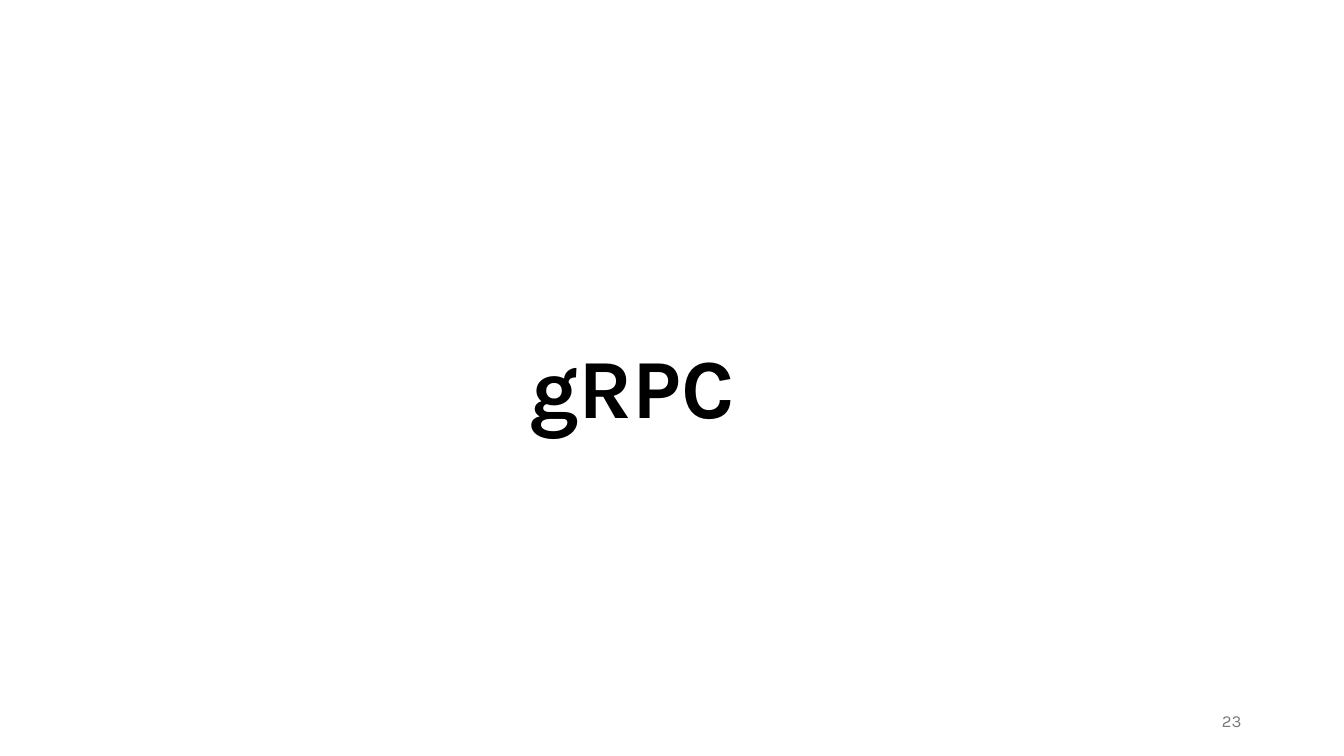
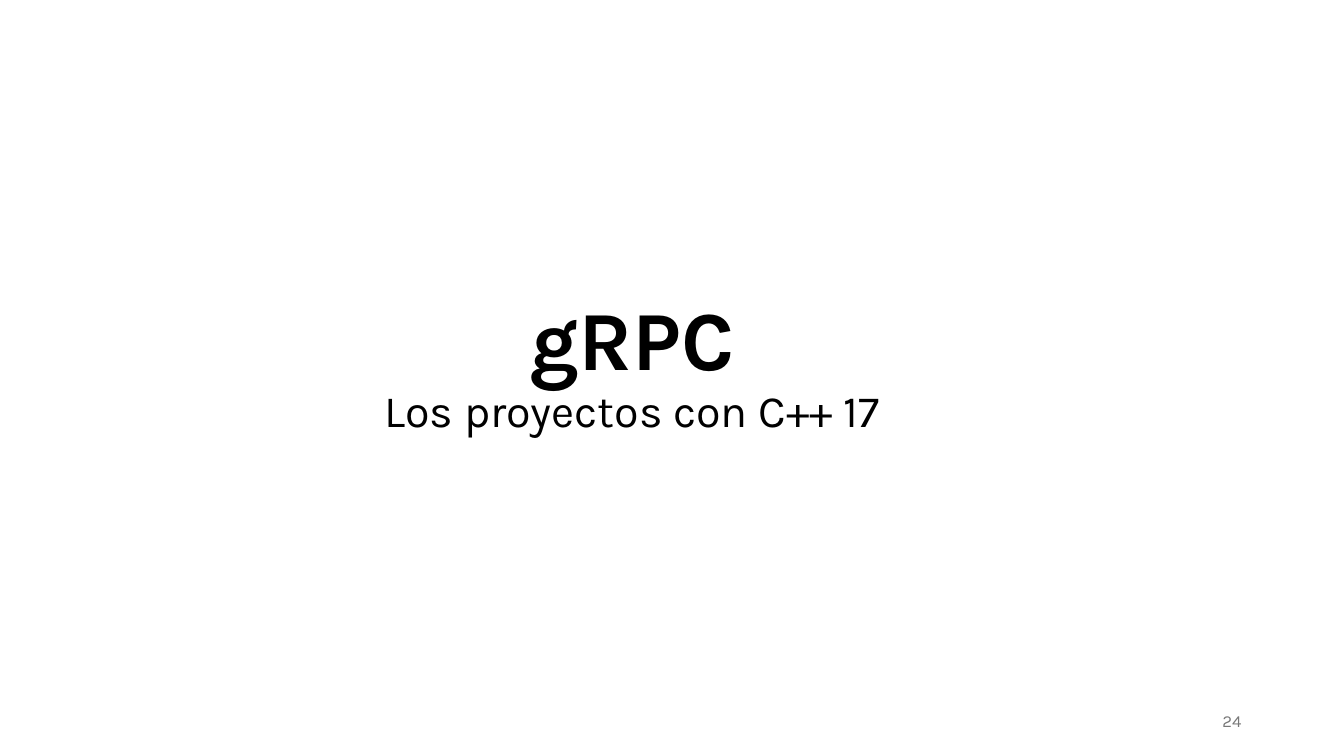
Before and after one commit to aldebarran22/CURSO_CPP_SERVICIOS_30H, a slide deck: slide 24 of doc/3_Comunicacion_microservicios_C++.pptx (slide 23 before the commit). Drawn at 1344x756 pixels with LibreOffice and Linux fonts; fonts in the diff are those of the drawing. Boxes give left, top, right and bottom in pixels: in the first picture for what was removed or moved away, otherwise in the second. Text is boxed around its words. In the diff, an @@ line names an element or a change of style, - is before the commit and + after.

```diff
--- a/doc/3_Comunicacion_microservicios_C++.pptx
+++ b/doc/3_Comunicacion_microservicios_C++.pptx
@@ title at [385,314,880,438]: text changed; size 60 to 32 pt; bold off @@
-gRPC
+gRPC
+Los proyectos con C++ 17
@@ page number at [1222,716,1241,727]: text changed @@
-23
+24
```
Also in this commit, not shown: 8 other slides changed, 13 slides added, 1 slide removed, 31 other files.
